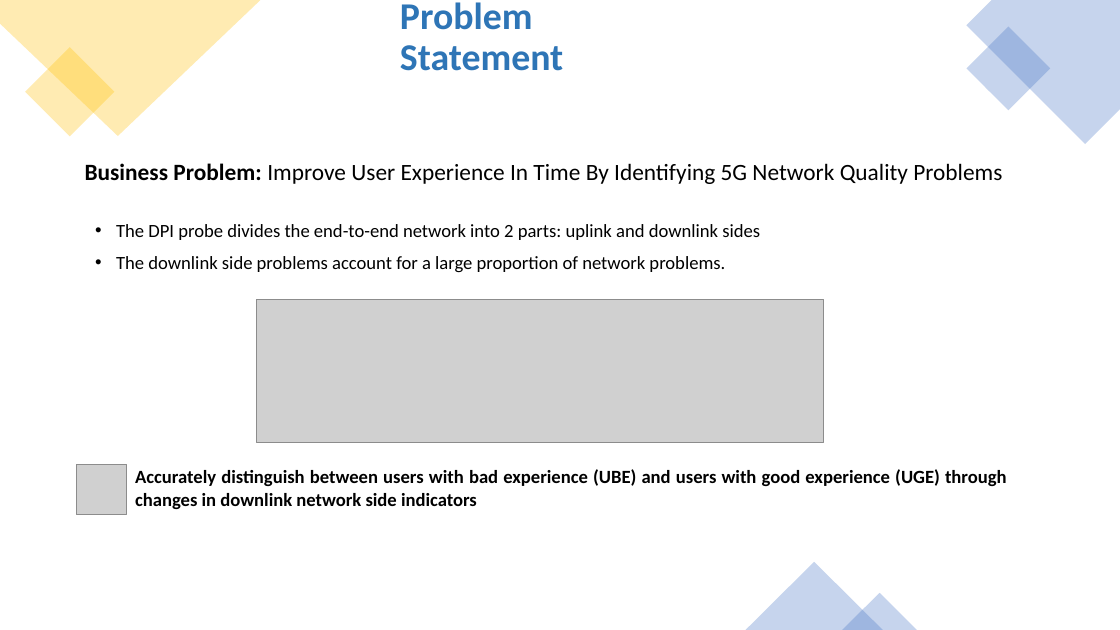
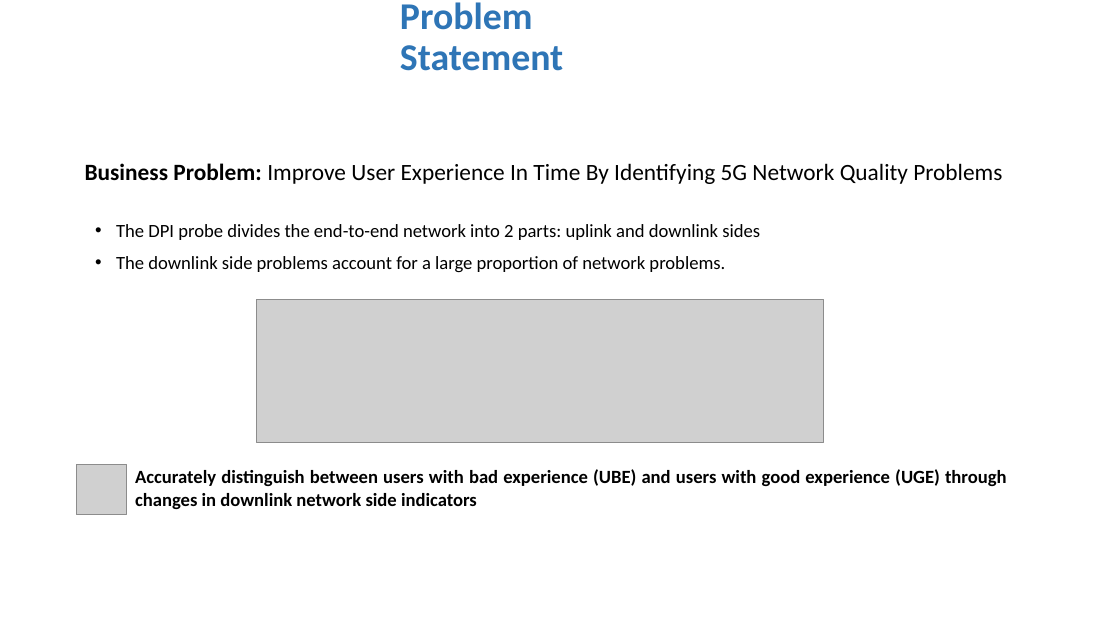
Before and after one commit to ITU-AI-ML-in-5G-Challenge/Team-DataRangers-home-network-users-experience-classification, a slide deck: slide 3 of 5gChallenge_DataRangers.pptx (slide 2 before the commit). Drawn at 1120x630 pixels with LibreOffice and Linux fonts; fonts in the diff are those of the drawing; grey boxes stand for pictures. Boxes give left, top, right and bottom in pixels: in the first picture for what was removed or moved away, otherwise in the second. Text is boxed around its words. In the diff, an @@ line names an element or a change of style, - is before the commit and + after.

```diff
--- a/5gChallenge_DataRangers.pptx
+++ b/5gChallenge_DataRangers.pptx
@@ freeform shape removed at (x1=0, y1=0, x2=260, y2=136) @@
@@ freeform shape removed at (x1=966, y1=0, x2=1120, y2=144) @@
@@ rectangle removed at (x1=966, y1=26, x2=1051, y2=111) @@
@@ rectangle removed at (x1=25, y1=47, x2=114, y2=137) @@
@@ triangle removed at (x1=746, y1=562, x2=883, y2=630) @@
@@ triangle removed at (x1=843, y1=593, x2=918, y2=630) @@
```
Also in this commit, not shown: 1 other slide changed, 1 slide added.
